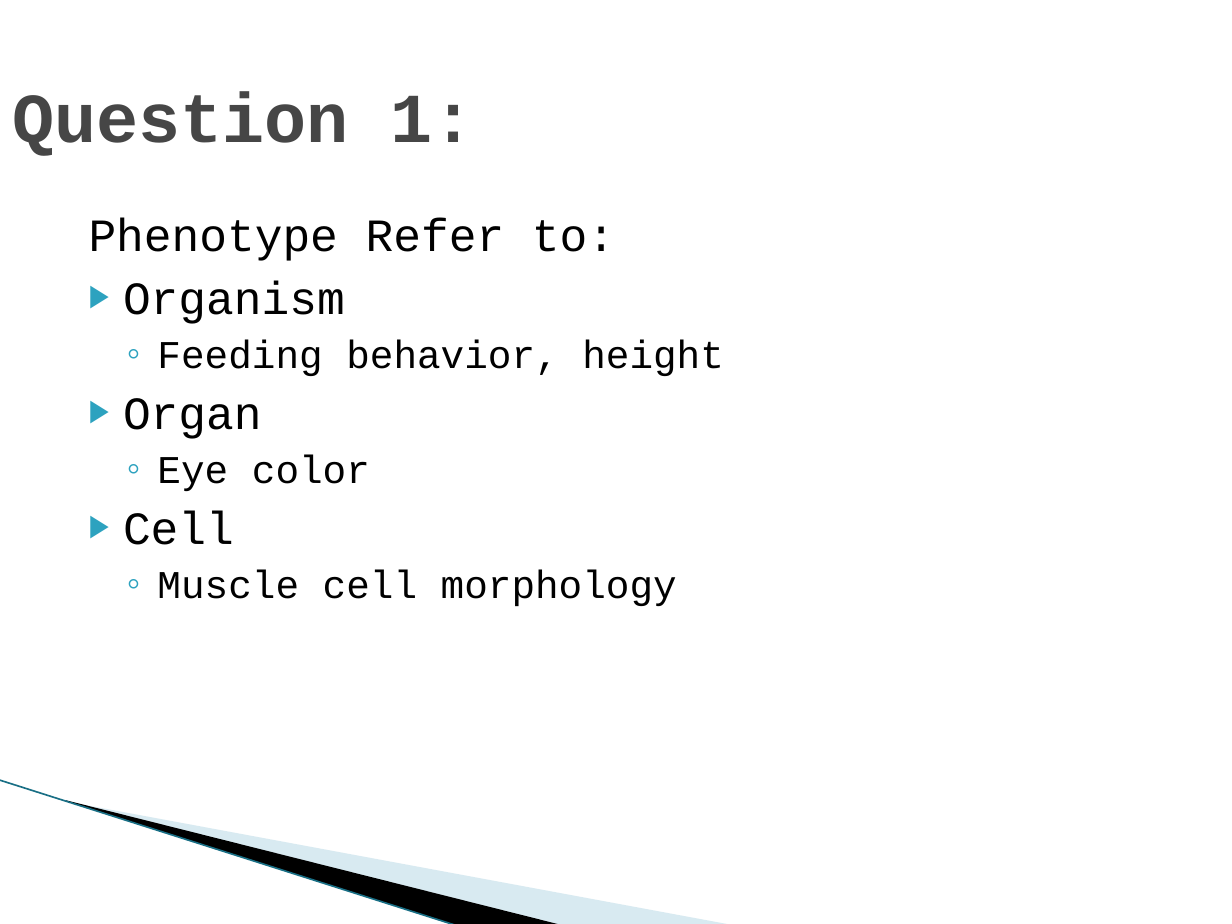
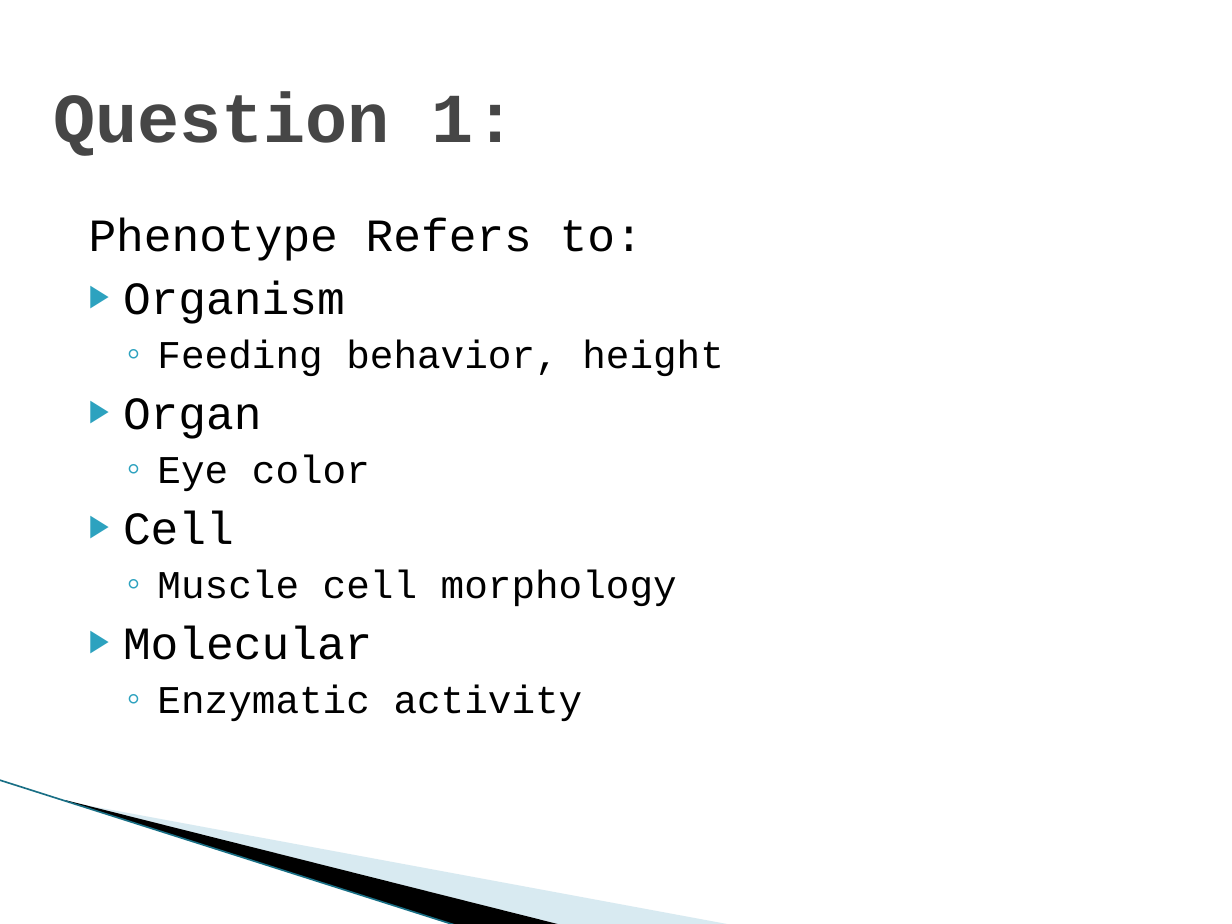
Before and after one commit to obi-ontology/obi-legacy-svn, a slide deck: slide 4 of trunk/docs/presentations/OBI workshop Oct 2011 Philly/Phenotype.pptx. Drawn at 1232x924 pixels with LibreOffice and Linux fonts; fonts in the diff are those of the drawing; background and template pictures are left out. Boxes give left, top, right and bottom in pixels: in the first picture for what was removed or moved away, otherwise in the second. Text is boxed around its words. In the diff, an @@ line names an element or a change of style, - is before the commit and + after.

```diff
--- a/trunk/docs/presentations/OBI workshop Oct 2011 Philly/Phenotype.pptx
+++ b/trunk/docs/presentations/OBI workshop Oct 2011 Philly/Phenotype.pptx
@@ title "Question 1:": place and size @@
-title "Question 1:" at <box>12,91,475,156</box>
+title "Question 1:" at <box>53,91,516,156</box>
@@ text at <box>89,218,643,261</box>: text changed @@
-Phenotype Refer to:
+Phenotype Refers to:
@@ text at <box>123,626,583,721</box>: paragraphs added @@
+▶ Molecular
+  ◦ Enzymatic activity
```
Also in this commit, not shown: 4 other slides changed, 1 other file.
